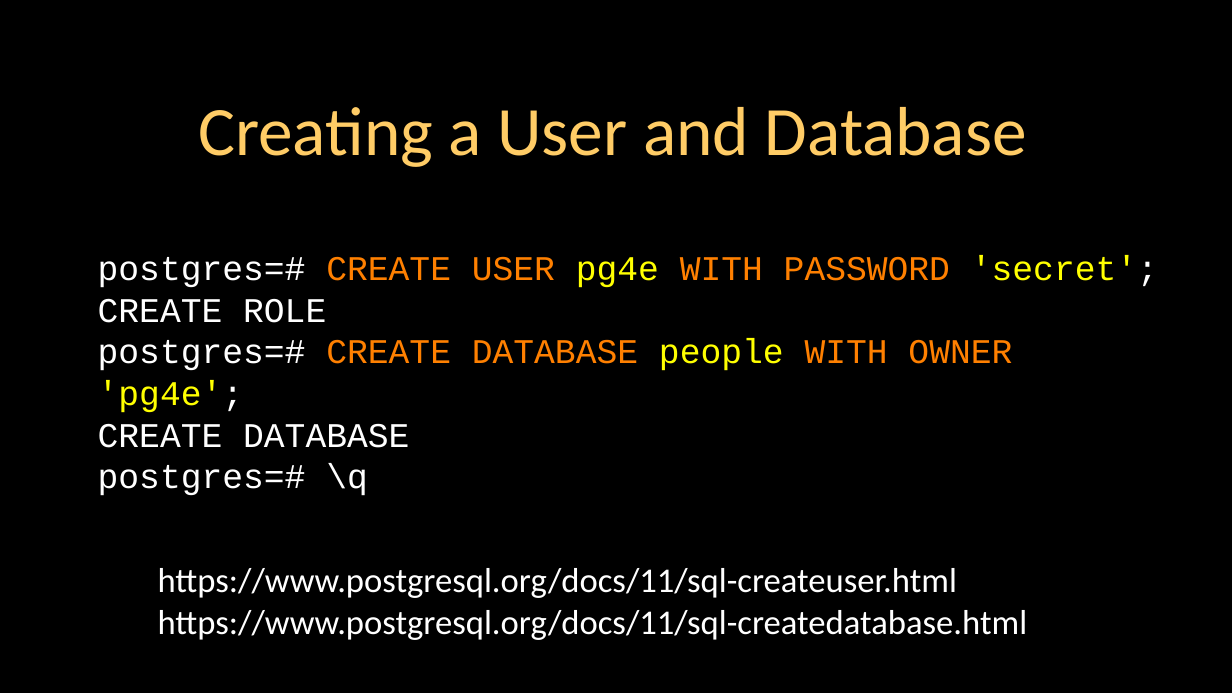
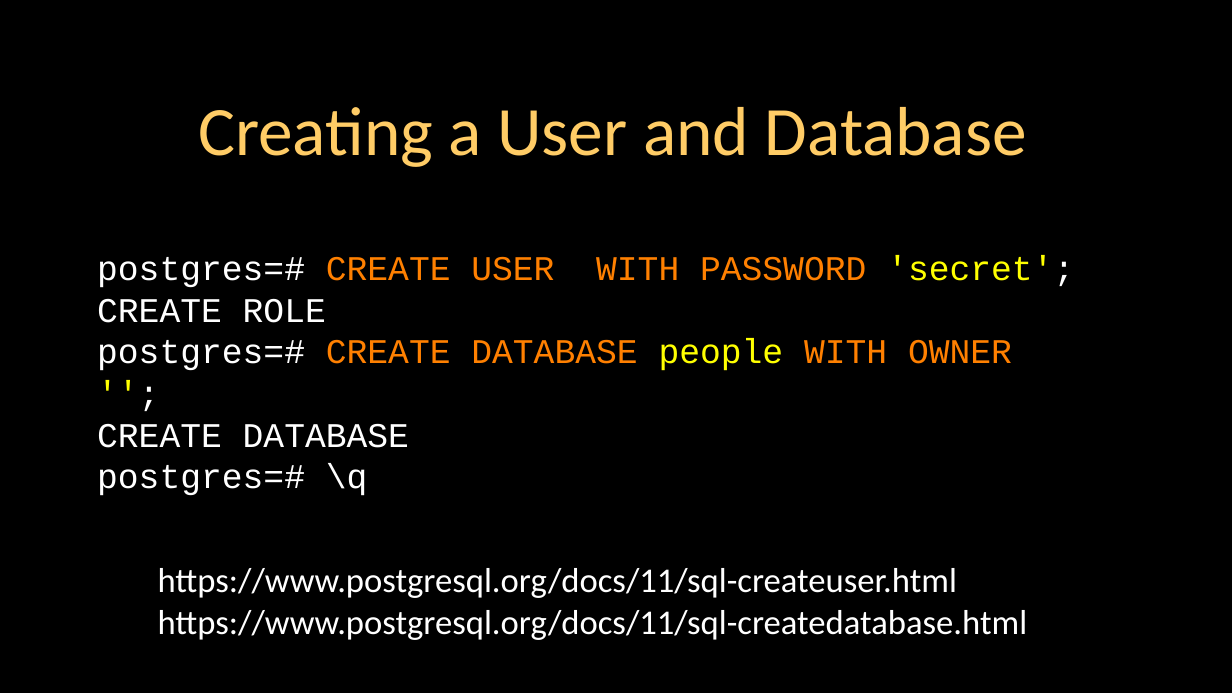
Before and after one commit to csev/pg4e, a slide deck: slide 16 of lectures/01-Intro-to-SQL.ppt. Drawn at 1232x693 pixels with LibreOffice and Linux fonts; fonts in the diff are those of the drawing. Boxes give left, top, right and bottom in pixels: in the first picture for what was removed or moved away, otherwise in the second. Text is boxed around its words. In the diff, an @@ line names an element or a change of style, - is before the commit and + after.

```diff
--- a/lectures/01-Intro-to-SQL.ppt
+++ b/lectures/01-Intro-to-SQL.ppt
@@ text at [97,255,1074,288]: text changed @@
-postgres=# CREATE USER pg4e WITH PASSWORD 'secret';
+postgres=# CREATE USER WITH PASSWORD 'secret';
@@ text at [97,338,1012,371]: text changed @@
-postgres=# CREATE DATABASE people WITH OWNER 'pg4e';
+postgres=# CREATE DATABASE people WITH OWNER '';
```
Also in this commit, not shown: 2 other slides changed, 1 other file.
